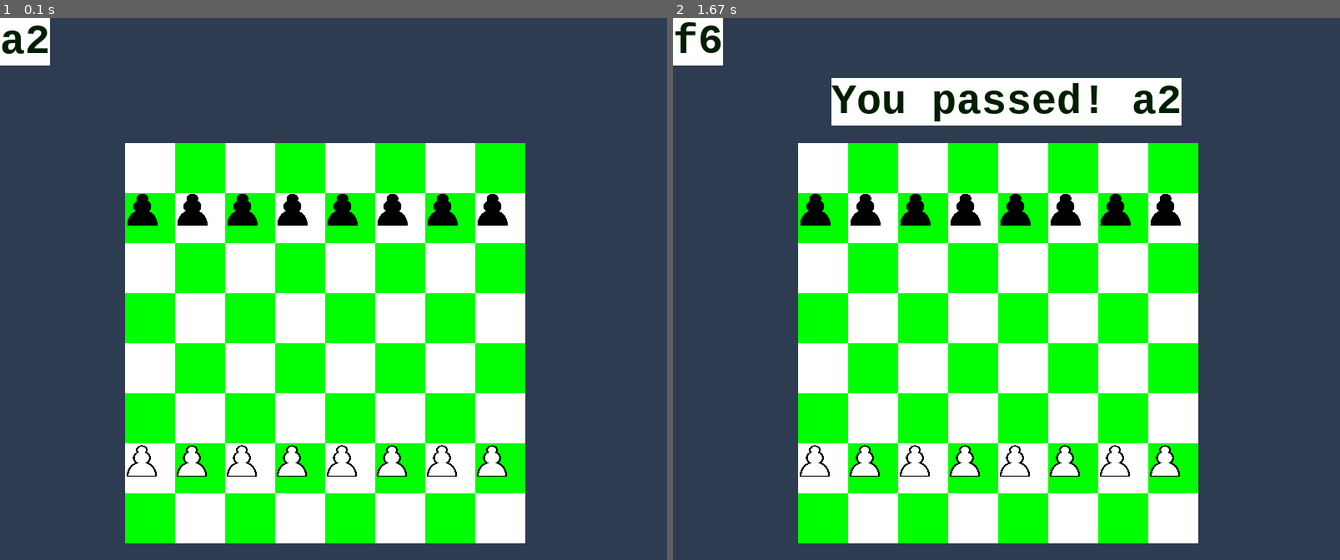
Above: before the commit, frames 1-2 (left to right).
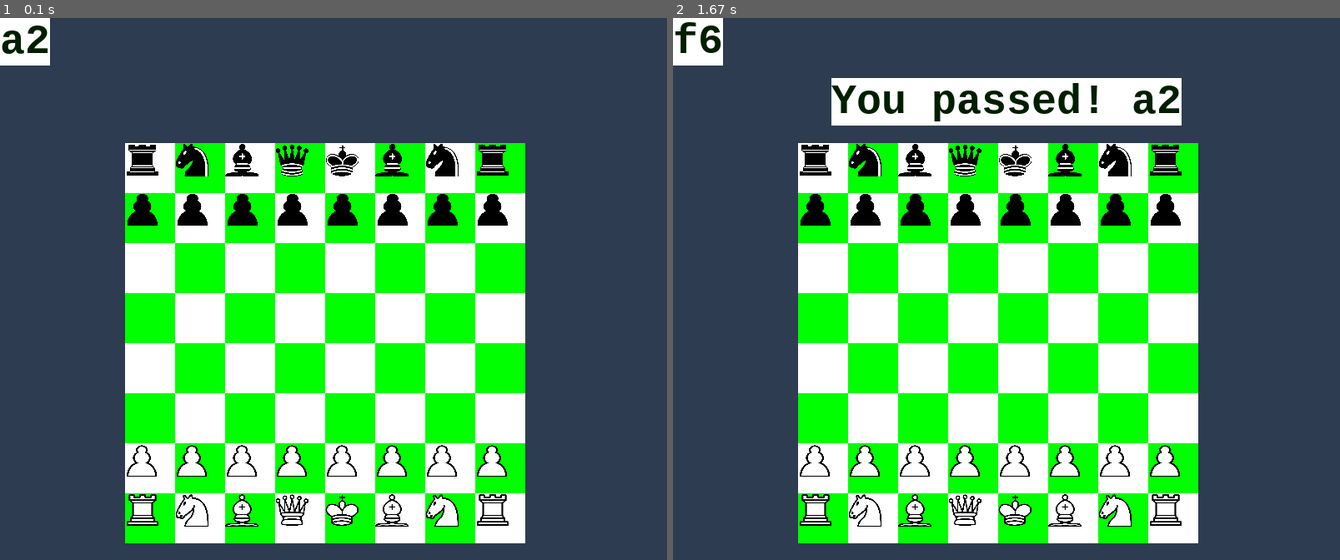
Above: after the commit, the same moments.

Repository: Paravati/LearningChessWithFun
Game: pygame game, started from chessBoardTest_15_09.py
The game is run twice, just before and just after one commit, with the same random seed, the same clock (stepped at 60 frames per second) and the same inputs.
Inputs (mouse positions are in pixels of both pictures, inside the frame that each line leads up to):
- Up to frame 1 (0.1 s): no input
- Up to frame 2 (1.67 s): click (1006, 289) at 0.38 s; click (819, 467) at 0.72 s

The runs differ from the first frame. In frame 1, 2.4% of the frame differs, in the area x 19-77%, y 23-94%; in frame 2, 2.4%.

Commit message:
added whole figures to the chessboard

Diff:
--- a/chessBoardTest_15_09.py
+++ b/chessBoardTest_15_09.py
@@ -31,7 +31,7 @@
     surface.blit(the_text, textRect1)
     chessBoard = chessboardSquareNotation(n, sq_sz, x_offset_of_Board, y_offset_of_Board, generateFieldNames(n))
     print(chessBoard)
-    print(surface)
+
     while True:
         # surface = insertFiguresIntoChessboard(whiteFigures, blackFigures, surface, chessBoard)
         # Look for an event from keyboard, mouse, etc.
@@ -93,6 +93,15 @@
     surface.blit(pygame.transform.scale(w_pawn, (40, 40)), (chessboard['g2'][1], chessboard['g2'][0]))
     surface.blit(pygame.transform.scale(w_pawn, (40, 40)), (chessboard['h2'][1], chessboard['h2'][0]))
 
+    surface.blit(pygame.transform.scale(w_horse, (40, 40)), (chessboard['b1'][1], chessboard['b1'][0]))
+    surface.blit(pygame.transform.scale(w_horse, (40, 40)), (chessboard['g1'][1], chessboard['g1'][0]))
+    surface.blit(pygame.transform.scale(w_bishop, (40, 40)), (chessboard['c1'][1], chessboard['c1'][0]))
+    surface.blit(pygame.transform.scale(w_bishop, (40, 40)), (chessboard['f1'][1], chessboard['f1'][0]))
+    surface.blit(pygame.transform.scale(w_rook, (40, 40)), (chessboard['a1'][1], chessboard['a1'][0]))
+    surface.blit(pygame.transform.scale(w_rook, (40, 40)), (chessboard['h1'][1], chessboard['h1'][0]))
+    surface.blit(pygame.transform.scale(w_queen, (40, 40)), (chessboard['d1'][1], chessboard['d1'][0]))
+    surface.blit(pygame.transform.scale(w_king, (40, 40)), (chessboard['e1'][1], chessboard['e1'][0]))
+
     b_pawn, b_horse, b_bishop, b_rook, b_queen, b_king = blackFigures
     surface.blit(pygame.transform.scale(b_pawn, (40, 40)), (chessboard['a7'][1], chessboard['a7'][0]))
     surface.blit(pygame.transform.scale(b_pawn, (40, 40)), (chessboard['b7'][1], chessboard['b7'][0]))
@@ -102,6 +111,15 @@
     surface.blit(pygame.transform.scale(b_pawn, (40, 40)), (chessboard['f7'][1], chessboard['f7'][0]))
     surface.blit(pygame.transform.scale(b_pawn, (40, 40)), (chessboard['g7'][1], chessboard['g7'][0]))
     surface.blit(pygame.transform.scale(b_pawn, (40, 40)), (chessboard['h7'][1], chessboard['h7'][0]))
+
+    surface.blit(pygame.transform.scale(b_horse, (40, 40)), (chessboard['b8'][1], chessboard['b8'][0]))
+    surface.blit(pygame.transform.scale(b_horse, (40, 40)), (chessboard['g8'][1], chessboard['g8'][0]))
+    surface.blit(pygame.transform.scale(b_bishop, (40, 40)), (chessboard['c8'][1], chessboard['c8'][0]))
+    surface.blit(pygame.transform.scale(b_bishop, (40, 40)), (chessboard['f8'][1], chessboard['f8'][0]))
+    surface.blit(pygame.transform.scale(b_rook, (40, 40)), (chessboard['a8'][1], chessboard['a8'][0]))
+    surface.blit(pygame.transform.scale(b_rook, (40, 40)), (chessboard['h8'][1], chessboard['h8'][0]))
+    surface.blit(pygame.transform.scale(b_queen, (40, 40)), (chessboard['d8'][1], chessboard['d8'][0]))
+    surface.blit(pygame.transform.scale(b_king, (40, 40)), (chessboard['e8'][1], chessboard['e8'][0]))
 
 
 def chessboardSquareNotation(n, sq_len, x_offset_of_Board, y_offset_of_Board, listWithFieldNames):
